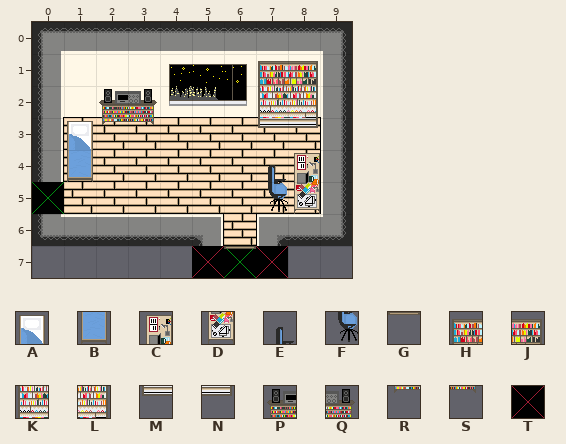
Tiled map -- Zold/Zold/Content/graphic/locations/MainRoom/MainRoom.tmx. The first picture shows the starting point.
Cells are 32x32 px. Shown: x 0..9, y 0..7.
Key: from "mainRoom2": A 1, B 2, C 3, D 4, E 5, F 6, G 25, H 26, J 27, K 28, L 29, M 30, N 30 flipped left-right, P 31, Q 32, R 33, S 34, T 35.
_ is an empty cell.
Layers that did not change in this view are not listed.
Layer "Meble" before, first column x 0:
0 __________
1 _______HJ_
2 __PQ___KL_
3 _ARS___MN_
4 _B_____EC_
5 _______FD_
6 __________
7 ______G___
After:
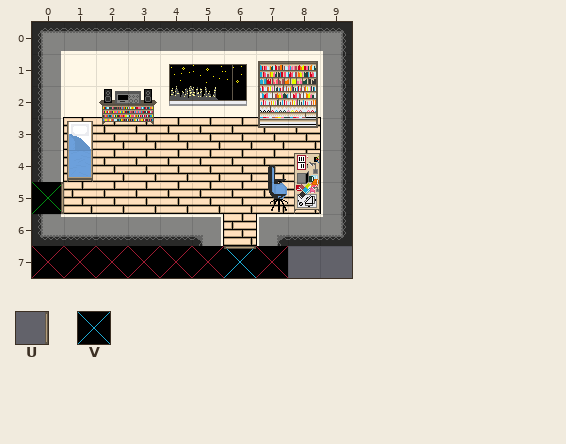
Further tiles: from "mainRoom2": U 25 turned 90, V 43.
Difference:
Layer "Kolizje":
The author put tile T in row 7 at x 0 to 4.
Layer "Teleport":
The author put tile V in row 7 at x 6.
Layer "Meble":
The author put tile U in row 5 at x 0.
Changed places in both pictures, as pixel boxes (x1, y1, x2, y2):
added: (61, 182, 64, 214)
added: (32, 246, 192, 278)
added: (224, 249, 256, 278)
